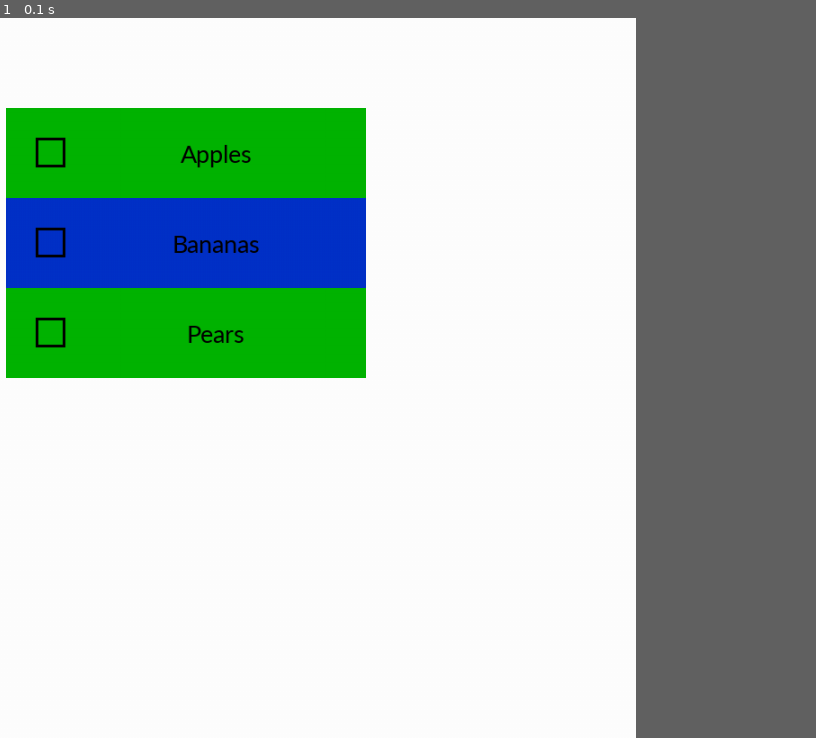
Above: before the commit, frame 1.
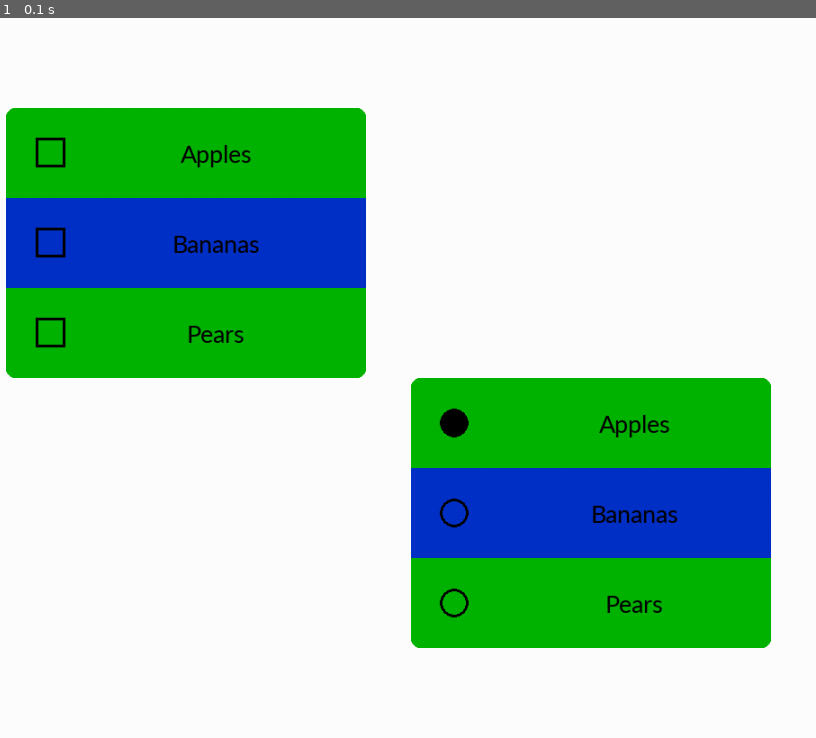
Above: after the commit, the same moment.

Repository: AustL/PygameWidgets
Game: pygame game, started from pygame_widgets/selection.py
Two runs of this game, one before a commit and one after it. Both use one fixed random seed, a clock stepped at 60 frames per second and the inputs below.
Inputs:
- Up to frame 1 (0.1 s): no input
In our replay, the window is 720x720 before the commit and 900x720 after it. These sizes can differ from the game's own. Grey fills any space a smaller window leaves; there, only what the larger window draws over its background counts as a difference.

The runs differ from the first frame. In frame 1, 17% of the frame differs, in the area x 0-95%, y 12-88%.

Commit message:
Created radio selection

Diff:
--- a/pygame_widgets/button.py
+++ b/pygame_widgets/button.py
@@ -118,35 +118,16 @@
     def draw(self):
         """ Display to surface """
         if not self.hidden:
-            rects = [
-                (self.x + self.radius, self.y, self.width - self.radius * 2, self.height),
-                (self.x, self.y + self.radius, self.width, self.height - self.radius * 2)
-            ]
-
-            circles = [
-                (self.x + self.radius, self.y + self.radius),
-                (self.x + self.radius, self.y + self.height - self.radius),
-                (self.x + self.width - self.radius, self.y + self.radius),
-                (self.x + self.width - self.radius, self.y + self.height - self.radius)
-            ]
-
-            for rect in rects:
-                x, y, width, height = rect
-                pygame.draw.rect(
-                    self.win, self.shadowColour, (x + self.shadowDistance, y + self.shadowDistance, width, height)
-                )
-
-            for circle in circles:
-                x, y = circle
-                pygame.draw.circle(
-                    self.win, self.shadowColour, (x + self.shadowDistance, y + self.shadowDistance), self.radius
-                )
-
-            for rect in rects:
-                pygame.draw.rect(self.win, self.colour, rect)
-
-            for circle in circles:
-                pygame.draw.circle(self.win, self.colour, circle, self.radius)
+            pygame.draw.rect(
+                self.win, self.shadowColour,
+                (self.x + self.shadowDistance, self.y + self.shadowDistance, self.width, self.height),
+                border_radius=self.radius
+            )
+
+            pygame.draw.rect(
+                self.win, self.colour, (self.x, self.y, self.width, self.height),
+                border_radius=self.radius
+            )
 
             if self.image:
                 self.win.blit(self.image, self.imageRect)
@@ -321,7 +302,7 @@
 
         win.fill((255, 255, 255))
 
-        buttonArray.listen(events)
-        buttonArray.draw()
+        button.listen(events)
+        button.draw()
 
         pygame.display.update()
--- a/pygame_widgets/selection.py
+++ b/pygame_widgets/selection.py
@@ -1,4 +1,5 @@
 import pygame
+import math
 
 from pygame_widgets.widget import WidgetBase
 
@@ -28,20 +29,26 @@
         self.rowHeight = self.height // self.rows
         self.selected = [False for _ in range(self.rows)]
 
-        # TODO: border
-
+        # Border
+        self.borderThickness = kwargs.get('borderThickness', 3)
+        self.borderColour = kwargs.get('borderColour', (0, 0, 0))
+        self.radius = kwargs.get('radius', 0)
+
+        # Checkbox
         self.boxSize = kwargs.get('boxSize', self.height / self.rows // 3)
         self.boxThickness = kwargs.get('boxThickness', 3)
         self.boxColour = kwargs.get('boxColour', (0, 0, 0))
         # TODO: selected image (tick) / colour
 
+        # Colour
         self.colour = kwargs.get('colour', (255, 255, 255))
 
         # Alternating colours: overrides colour
         self.colour1 = kwargs.get('colour1', self.colour)
         self.colour2 = kwargs.get('colour2', self.colour)
+
+        # Text
         self.textColour = kwargs.get('textColour', (0, 0, 0))
-
         self.fontSize = kwargs.get('fontSize', 20)
         self.font = kwargs.get('font', pygame.font.SysFont('calibri', self.fontSize))
         self.texts = [self.font.render(self.items[row], True, self.textColour) for row in range(self.rows)]
@@ -104,7 +111,22 @@
         if not self.hidden:
             for row in range(self.rows):
                 colour = self.colour1 if not row % 2 else self.colour2
-                pygame.draw.rect(self.win, colour, (self.x, self.y + self.rowHeight * row, self.width, self.rowHeight))
+                if row == 0:
+                    pygame.draw.rect(
+                        self.win, colour, (self.x, self.y + self.rowHeight * row, self.width, self.rowHeight),
+                        border_top_left_radius=self.radius, border_top_right_radius=self.radius
+                    )
+
+                elif row == self.rows - 1:
+                    pygame.draw.rect(
+                        self.win, colour, (self.x, self.y + self.rowHeight * row, self.width, self.rowHeight),
+                        border_bottom_left_radius=self.radius, border_bottom_right_radius=self.radius
+                    )
+
+                else:
+                    pygame.draw.rect(
+                        self.win, colour, (self.x, self.y + self.rowHeight * row, self.width, self.rowHeight)
+                    )
 
                 width = 0 if self.selected[row] else self.boxThickness
                 pygame.draw.rect(
@@ -119,12 +141,131 @@
         return [self.items[row] for row in range(self.rows) if self.selected[row]]
 
 
+class Radio(WidgetBase):
+    def __init__(self, win, x, y, width, height, items, **kwargs):
+        super().__init__(win, x, y, width, height)
+
+        self.items = items
+        self.rows = len(items)
+        self.rowHeight = self.height // self.rows
+        self.selected = kwargs.get('default', 0)
+
+        # Border
+        self.borderThickness = kwargs.get('borderThickness', 3)
+        self.borderColour = kwargs.get('borderColour', (0, 0, 0))
+        self.radius = kwargs.get('radius', 0)
+
+        # Radio
+        self.circleRadius = kwargs.get('circleRadius', self.height / self.rows // 6)
+        self.circleThickness = kwargs.get('circleThickness', 3)
+        self.circleColour = kwargs.get('circleColour', (0, 0, 0))
+
+        # Colour
+        self.colour = kwargs.get('colour', (255, 255, 255))
+
+        # Alternating colours: overrides colour
+        self.colour1 = kwargs.get('colour1', self.colour)
+        self.colour2 = kwargs.get('colour2', self.colour)
+
+        # Text
+        self.textColour = kwargs.get('textColour', (0, 0, 0))
+        self.fontSize = kwargs.get('fontSize', 20)
+        self.font = kwargs.get('font', pygame.font.SysFont('calibri', self.fontSize))
+        self.texts = [self.font.render(self.items[row], True, self.textColour) for row in range(self.rows)]
+        self.textRects = self.createTextRects()
+
+        self.clicked = False
+
+        self.circles = self.createCircleLocations()
+
+    def createTextRects(self):
+        textRects = []
+        for row in range(self.rows):
+            textRects.append(
+                self.texts[row].get_rect(
+                    center=(
+                        self.x + self.circleRadius * 6 + (self.width - self.circleRadius * 6) // 2,
+                        self.y + self.rowHeight * row + self.rowHeight // 2
+                    )
+                )
+            )
+
+        return textRects
+
+    def createCircleLocations(self):
+        circles = []
+        for row in range(self.rows):
+            circles.append((
+                self.x + self.circleRadius * 3,
+                self.y + self.rowHeight * row + self.rowHeight // 2,
+            ))
+        return circles
+
+    def listen(self, events):
+        """ Wait for inputs
+
+        :param events: Use pygame.event.get()
+        :type events: list of pygame.event.Event
+        """
+        if not self.hidden:
+            pressed = pygame.mouse.get_pressed()[0]
+            x, y = pygame.mouse.get_pos()
+
+            if self.contains(x, y):
+                if pressed:
+                    if not self.clicked:
+                        self.clicked = True
+                        for row in range(self.rows):
+                            if math.sqrt((self.circles[row][0] - x) ** 2 +
+                                         (self.circles[row][1] - y) ** 2) <= self.circleRadius:
+                                self.selected = row
+
+                elif self.clicked:
+                    self.clicked = False
+
+            elif not pressed:
+                self.clicked = False
+
+    def draw(self):
+        """ Display to surface """
+        if not self.hidden:
+            for row in range(self.rows):
+                colour = self.colour1 if not row % 2 else self.colour2
+                if row == 0:
+                    pygame.draw.rect(
+                        self.win, colour, (self.x, self.y + self.rowHeight * row, self.width, self.rowHeight),
+                        border_top_left_radius=self.radius, border_top_right_radius=self.radius
+                    )
+
+                elif row == self.rows - 1:
+                    pygame.draw.rect(
+                        self.win, colour, (self.x, self.y + self.rowHeight * row, self.width, self.rowHeight),
+                        border_bottom_left_radius=self.radius, border_bottom_right_radius=self.radius
+                    )
+
+                else:
+                    pygame.draw.rect(
+                        self.win, colour, (self.x, self.y + self.rowHeight * row, self.width, self.rowHeight)
+                    )
+
+                width = 0 if row == self.selected else self.circleThickness
+                pygame.draw.circle(
+                    self.win, self.circleColour,
+                    self.circles[row], self.circleRadius,
+                    width=width
+                )
+
+                self.win.blit(self.texts[row], self.textRects[row])
+
+
 if __name__ == '__main__':
     pygame.init()
-    win = pygame.display.set_mode((800, 800))
+    win = pygame.display.set_mode((1000, 800))
 
     checkbox = Checkbox(win, 100, 100, 400, 300, ('Apples', 'Bananas', 'Pears'), colour1=(0, 180, 0),
-                        colour2=(0, 50, 200), fontSize=30)
+                        colour2=(0, 50, 200), fontSize=30, radius=10)
+    radio = Radio(win, 550, 400, 400, 300, ('Apples', 'Bananas', 'Pears'), colour1=(0, 180, 0),
+                  colour2=(0, 50, 200), fontSize=30, radius=10)
 
     run = True
     while run:
@@ -140,4 +281,7 @@
         checkbox.listen(events)
         checkbox.draw()
 
+        radio.listen(events)
+        radio.draw()
+
         pygame.display.update()
